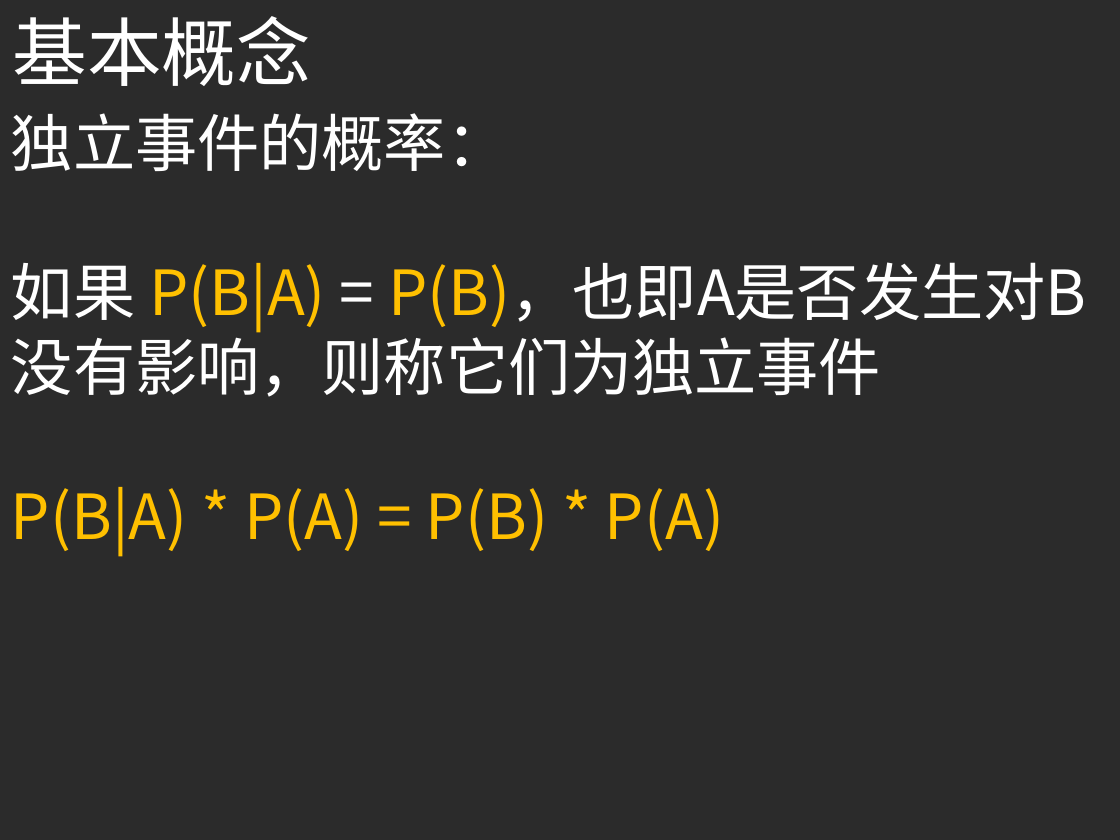
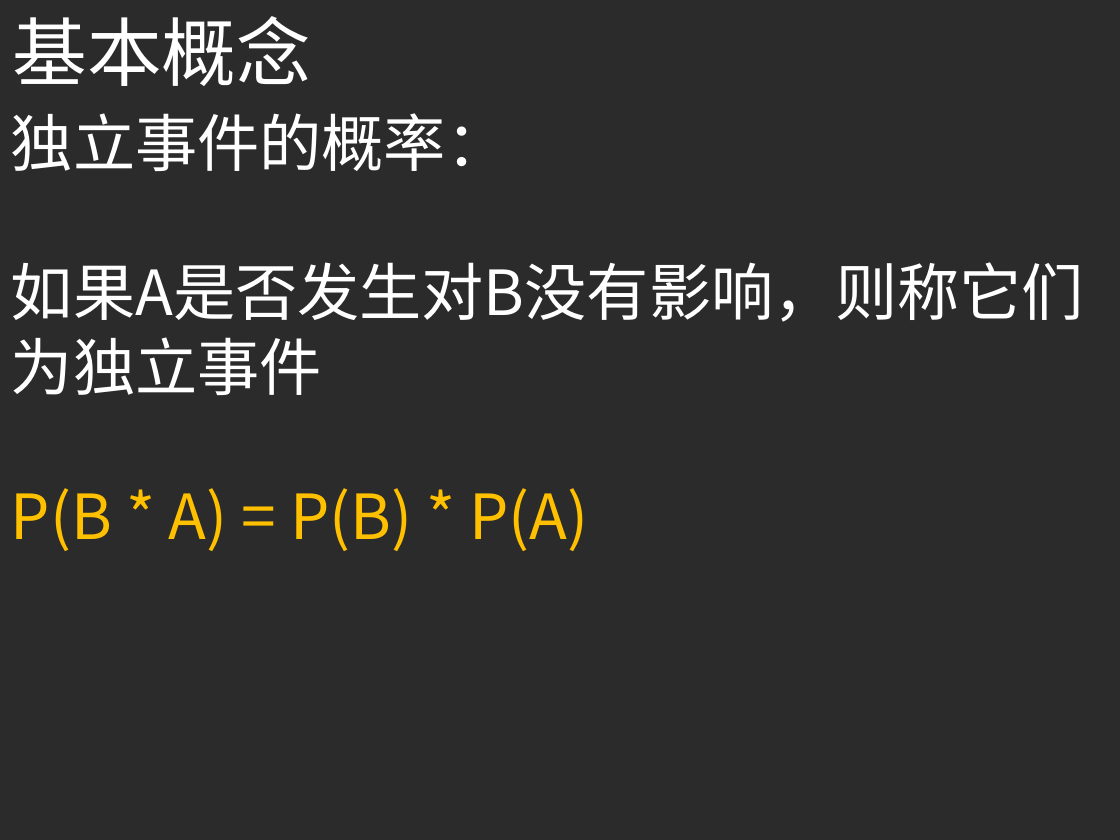
Before and after one commit to ouriris/ml-course, a slide deck: slide 7 of chapter.4/ppt/ML_CH4_Naive_Bayes.pptx. Drawn at 1120x840 pixels with LibreOffice and Linux fonts; fonts in the diff are those of the drawing; background and template pictures are left out; a plain dark background stands for a picture behind light text. Boxes give left, top, right and bottom in pixels: in the first picture for what was removed or moved away, otherwise in the second. Text is boxed around its words. In the diff, an @@ line names an element or a change of style, - is before the commit and + after.

Commit message:
Add CH4 PPT

```diff
--- a/chapter.4/ppt/ML_CH4_Naive_Bayes.pptx
+++ b/chapter.4/ppt/ML_CH4_Naive_Bayes.pptx
@@ text at (11, 262, 1084, 551): text changed; text colour #FFC000 to #FFFFFF @@
-如果 P(B|A) = P(B)，也即A是否发生对B没有影响，则称它们为独立事件
-P(B|A) * P(A) = P(B) * P(A)
+如果A是否发生对B没有影响，则称它们为独立事件
+P(B * A) = P(B) * P(A)
```
Also in this commit, not shown: 7 slides added, 1 slide removed, 1 other file.
